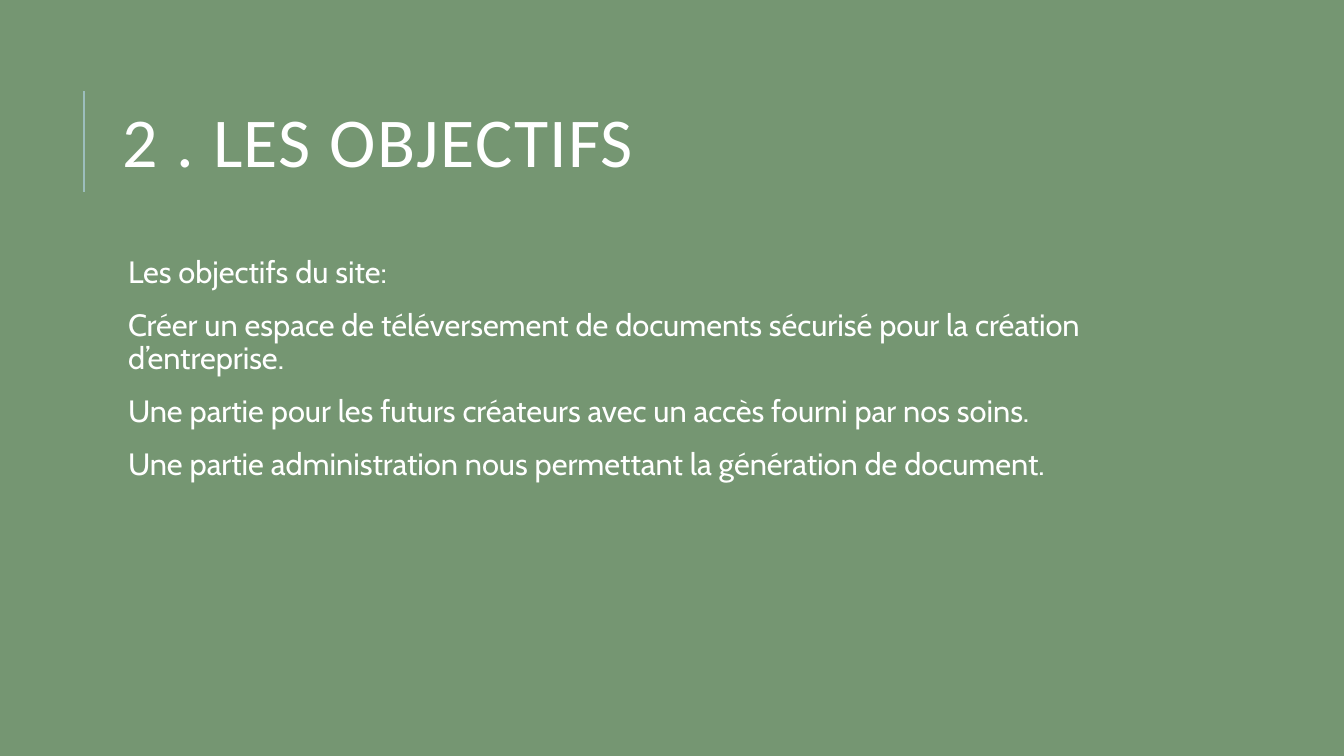
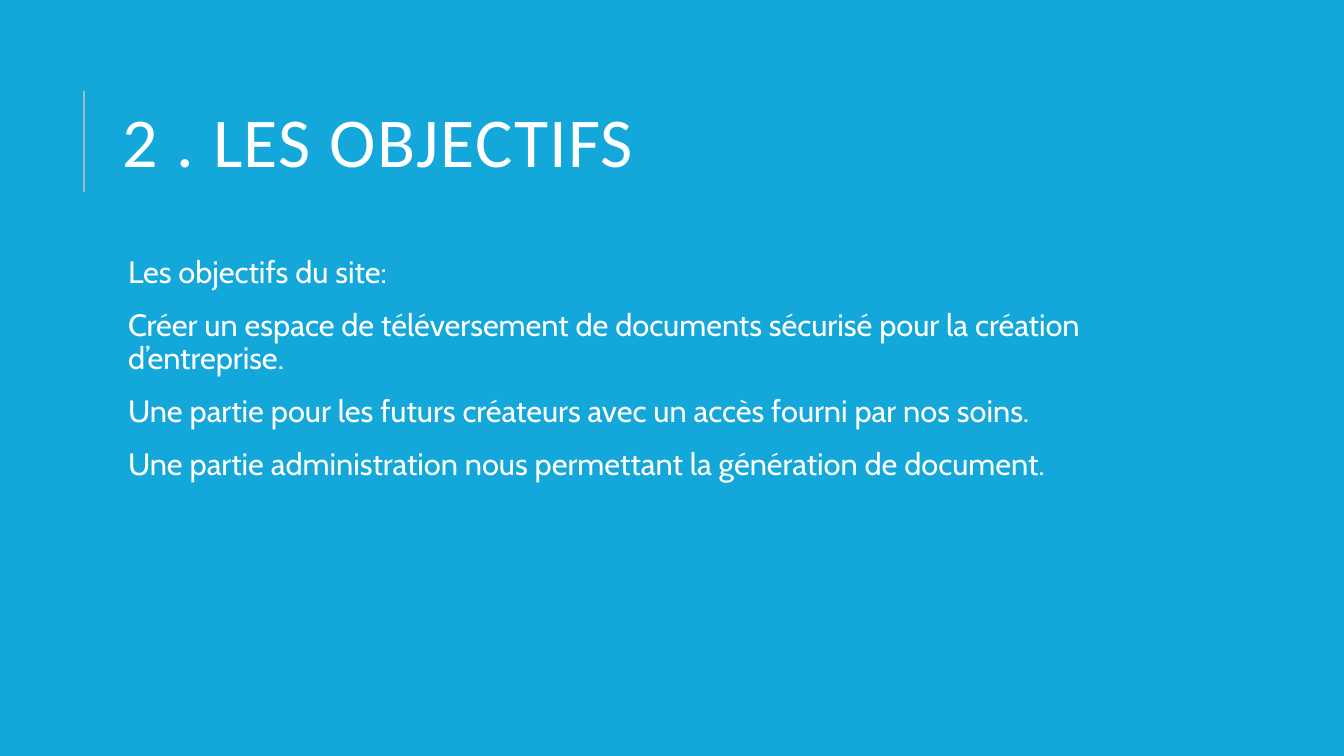
Before and after one commit to speleo27/creetaboite, a slide deck: slide 5 of partie_dev_front/Cahier des charges.pptx. Drawn at 1344x756 pixels with LibreOffice and Linux fonts; fonts in the diff are those of the drawing. Boxes give left, top, right and bottom in pixels: in the first picture for what was removed or moved away, otherwise in the second. Text is boxed around its words. In the diff, an @@ line names an element or a change of style, - is before the commit and + after.

```diff
--- a/partie_dev_front/Cahier des charges.pptx
+++ b/partie_dev_front/Cahier des charges.pptx
@@ background #759672 to #13A8D9 @@
```
Also in this commit, not shown: 9 other slides changed, 58 other files.
